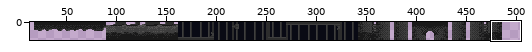
Sprite sheet: aseprite/tilemap.png. The first picture is a wide view before the edit; the outline marks the close-up.
Close-up. First the earlier version:
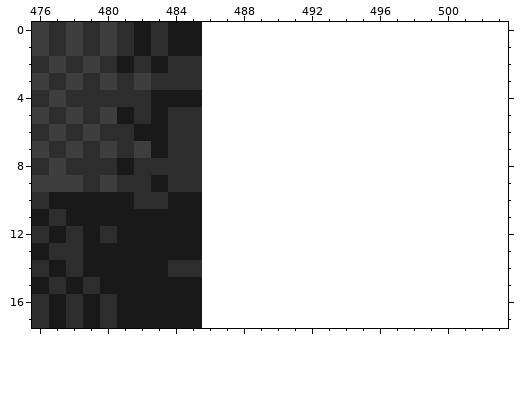
The file is 486x18 pixels. Colours within 5 levels of each other are drawn and written as one. Shown: x 476..503, y 0..17. The old version is drawn lined up with the new one, on the new canvas. The wide view leaves out empty margins.
And afterwards:
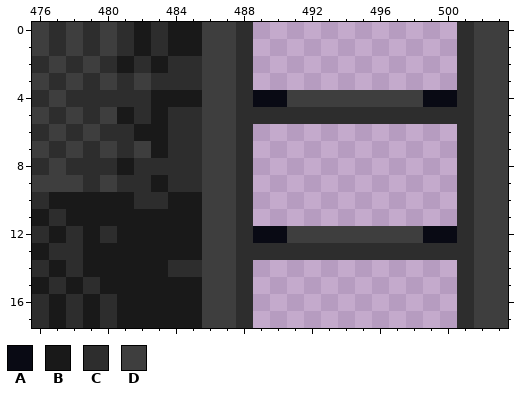
Palette (. is transparent): A #090a14  B #191919  C #2d2d2d  D #3e3e3e
Difference:
canvas 486x18 -> 504x18
Changed rows in their new state; - is an unchanged pixel.
first column x 486:
 0 DDC------------CDD
 1 DDC------------CDD
 2 DDC------------CDD
 3 DDC------------CDD
 4 DDCAADDDDDDDDAACDD
 5 DDCCCCCCCCCCCCCCDD
 6 DDC------------CDD
 7 DDC------------CDD
 8 DDC------------CDD
 9 DDC------------CDD
10 DDC------------CDD
11 DDC------------CDD
12 DDCAADDDDDDDDAACDD
13 DDCCCCCCCCCCCCCCDD
14 DDC------------CDD
15 DDC------------CDD
16 DDC------------CDD
17 DDC------------CDD
Boxes around the changes in both close-ups, in picture pixels (x1, y1, x2, y2):
added: (202, 22, 508, 328)
